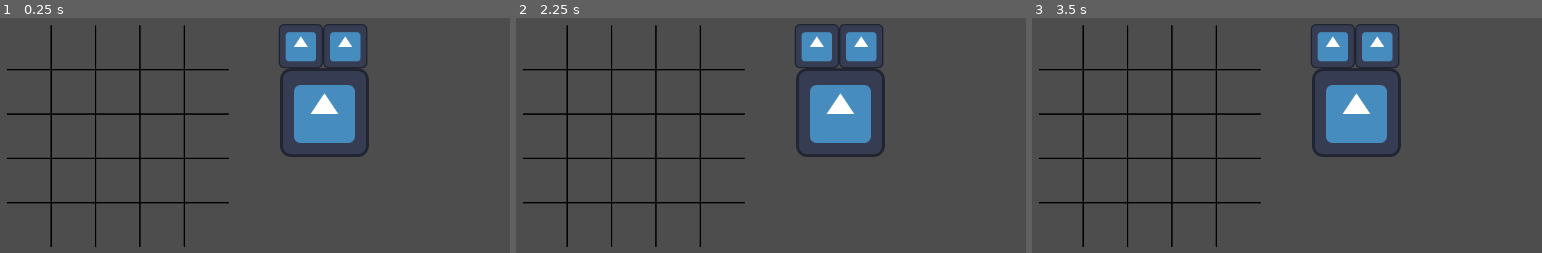
Above: before the commit, frames 1-3 (left to right).
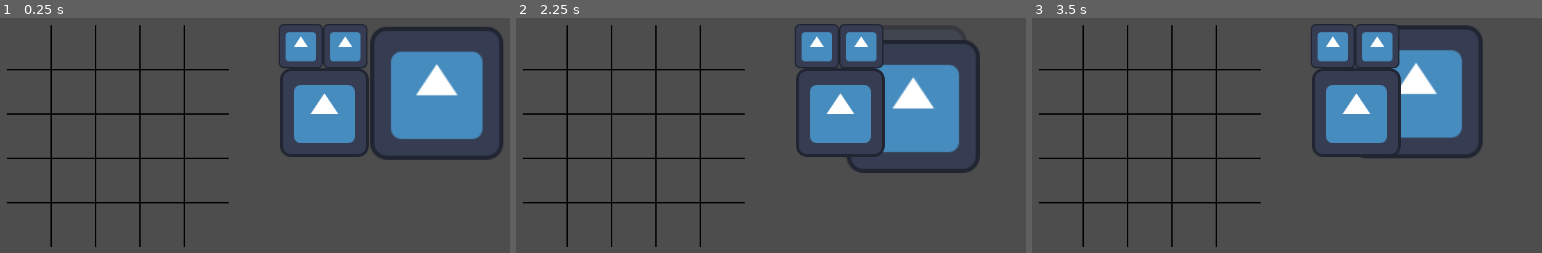
Above: after the commit, the same moments.

Repository: DevKinantan/LudumDare54
Game: Godot game, scene res://scene/main.tscn
Two runs of this game, one before a commit and one after it. Both use one fixed random seed, a clock stepped at 60 frames per second and the inputs below. The engine's default icon, where the game draws it, is replaced by a stand-in: a white triangle on a blue panel in a dark square.
Inputs (mouse positions are in pixels of both pictures, inside the frame that each line leads up to):
- Up to frame 1 (0.25 s): no input
- Up to frame 2 (2.25 s): tap Enter at 0.5, 2 s; move the mouse to (1010, 182) at 0.52 s; click (1010, 182) at 0.67 s; tap Space at 1.25 s; drag from (674, 227) to (1010, 182) at 1.27 s; move the mouse to (913, 107) at 2.02 s; click (913, 107) at 2.17 s
- Up to frame 3 (3.5 s): tap Space at 2.75 s; drag from (outside the picture) to (1108, 137) at 2.77 s

The runs differ from the first frame. In frame 1, 8.7% of the frame differs, in the area x 72-99%, y 3-61%; in frame 2, 6.8%; in frame 3, 5.7%.

Commit message:
fix snap mechanism

Diff:
--- a/scene/MouseCollision.gd
+++ b/scene/MouseCollision.gd
@@ -1,16 +1,6 @@
 extends Node2D
 
 var picked_item = null
-
-# Called when the node enters the scene tree for the first time.
-func _ready():
-	pass # Replace with function body.
-
-
-# Called every frame. 'delta' is the elapsed time since the previous frame.
-func _process(delta):
-	pass
-
 
 func _input(event):
 	if event is InputEventMouseMotion:
@@ -29,6 +19,5 @@
 		if event.is_released() and picked_item != null:
 			picked_item.draggable = false
 			picked_item.get_node("ShadowSprite").visible = false
-			picked_item.global_position.x = (int(picked_item.global_position.x / 64)) * 64 + (picked_item.sprite_width/2)
-			picked_item.global_position.y = (int(picked_item.global_position.y / 64)) * 64 + (picked_item.sprite_width/2)
+			picked_item.snap_position()
 			picked_item = null
--- a/scene/item.gd
+++ b/scene/item.gd
@@ -4,15 +4,36 @@
 var sprite_width = null
 
 func _ready():
-	sprite_width = $Sprite2D.texture.get_width() * scale.x
+	sprite_width = int($Sprite2D.texture.get_width() * scale.x)
 	print(sprite_width)
+
 
 func _process(delta):
 	if draggable:
 		global_position = get_global_mouse_position()
 
-		$ShadowSprite.global_position.x = (int(global_position.x/64)) * 64 + (sprite_width/2)
-		$ShadowSprite.global_position.y = (int(global_position.y/64)) * 64 + (sprite_width/2)
+		if sprite_width % 128 == 0:
+			$ShadowSprite.global_position.x = (int((global_position.x-32)/64)) * 64 + 64
+			$ShadowSprite.global_position.y = (int((global_position.y-32)/64)) * 64 + 64
+		else:
+			$ShadowSprite.global_position.x = (int((global_position.x)/64)) * 64 + 32
+			$ShadowSprite.global_position.y = (int((global_position.y)/64)) * 64 + 32
+
+
+func floor_or_ceil(n):
+	print(n)
+	if n < 0.5:
+		return floor(n)
+	else:
+		return ceil(n)
+
+func snap_position():
+	if sprite_width % 128 == 0:
+		global_position.x = (int((global_position.x-32)/64)) * 64 + 64
+		global_position.y = (int((global_position.y-32)/64)) * 64 + 64
+	else:
+		global_position.x = (int(global_position.x/64)) * 64 + 32
+		global_position.y = (int(global_position.y/64)) * 64 + 32
 
 
 @warning_ignore("native_method_override")
--- a/scene/main.tscn
+++ b/scene/main.tscn
@@ -8,6 +8,10 @@
 
 [node name="Main" type="Node2D"]
 script = ExtResource("1_jmenp")
+
+[node name="ItemB3" parent="." instance=ExtResource("2_mi4oy")]
+position = Vector2(748, 162)
+scale = Vector2(1.5, 1.5)
 
 [node name="ItemA" parent="." instance=ExtResource("2_mi4oy")]
 position = Vector2(552, 94)
